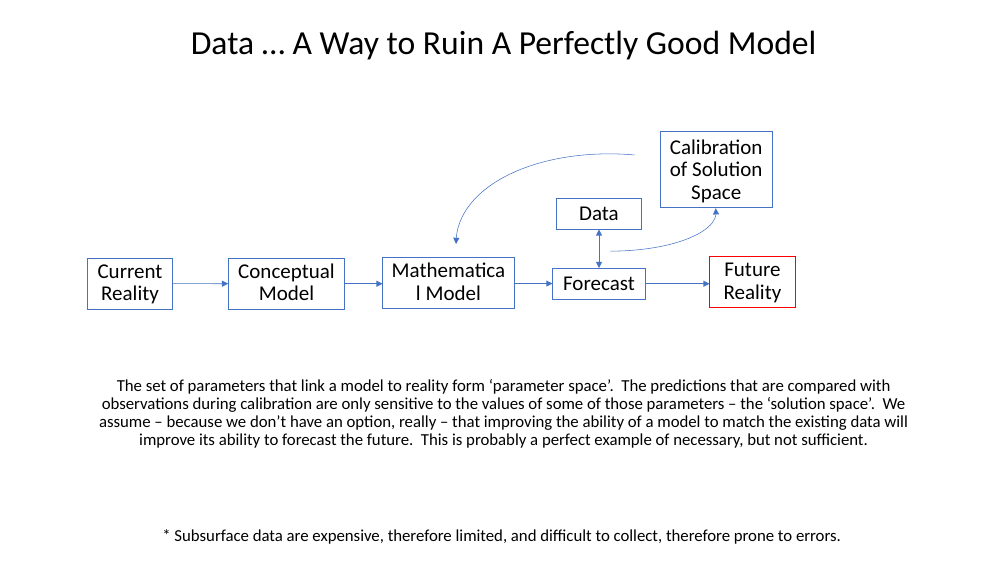
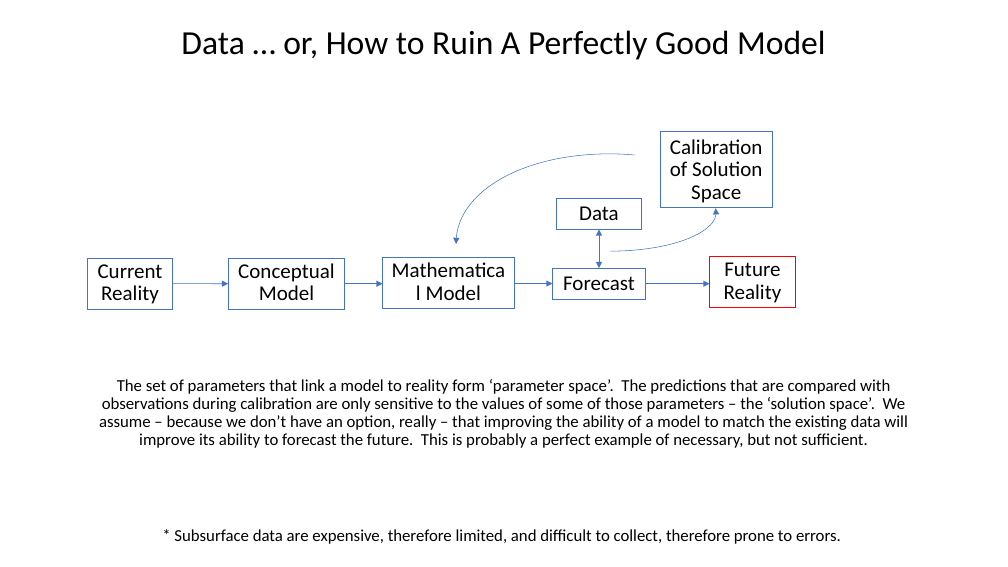
Before and after one commit to GW-modelling-Spring2021/Course_Materials, a slide deck: slide 5 of References/L weighting.pptx (slide 4 before the commit). Drawn at 1008x567 pixels with LibreOffice and Linux fonts; fonts in the diff are those of the drawing. Boxes give left, top, right and bottom in pixels: in the first picture for what was removed or moved away, otherwise in the second. Text is boxed around its words. In the diff, an @@ line names an element or a change of style, - is before the commit and + after.

```diff
--- a/References/L weighting.pptx
+++ b/References/L weighting.pptx
@@ text at (181,30,826,60): text changed @@
-Data … A Way to Ruin A Perfectly Good Model
+Data … or, How to Ruin A Perfectly Good Model
```
Also in this commit, not shown: 1 other slide changed, 1 slide added.
